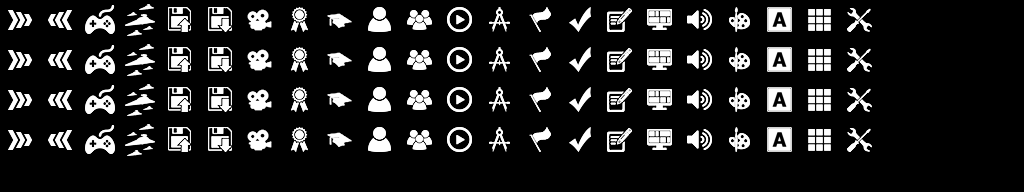
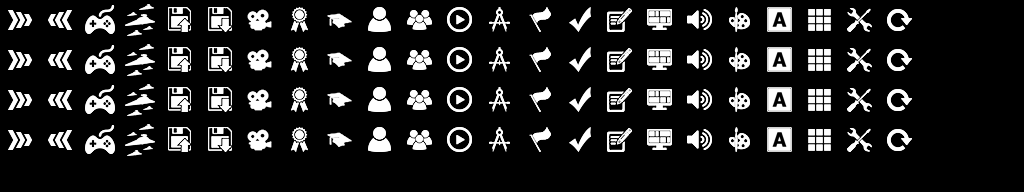
The second 1024x192 image is a revision of the first. Changes to its layers:
added layer "Reset" (1st of 8, in "Theme" › "Normal") in group "Normal" over <box>887,9,912,31</box>
added layer "Reset" (2nd of 8, in "Theme" › "Hover") in group "Hover" over <box>887,49,912,71</box>
added layer "Reset" (3rd of 8, in "Theme" › "Focused") in group "Focused" over <box>887,89,912,111</box>
added layer "Reset" (4th of 8, in "Theme" › "Disabled") in group "Disabled" over <box>887,129,912,151</box>
added layer "Reset" (5th of 8, in "Alpha" › "Normal" › "Normal copy") in group "Normal copy" over <box>887,9,912,31</box>
added layer "Reset" (6th of 8, in "Alpha" › "Hover" › "Hover copy") in group "Hover copy" over <box>887,49,912,71</box>
added layer "Reset" (7th of 8, in "Alpha" › "Focused" › "Focused copy") in group "Focused copy" over <box>887,89,912,111</box>
added layer "Reset" (8th of 8, in "Alpha" › "Disabled" › "Disabled copy") in group "Disabled copy" over <box>887,129,912,151</box>
